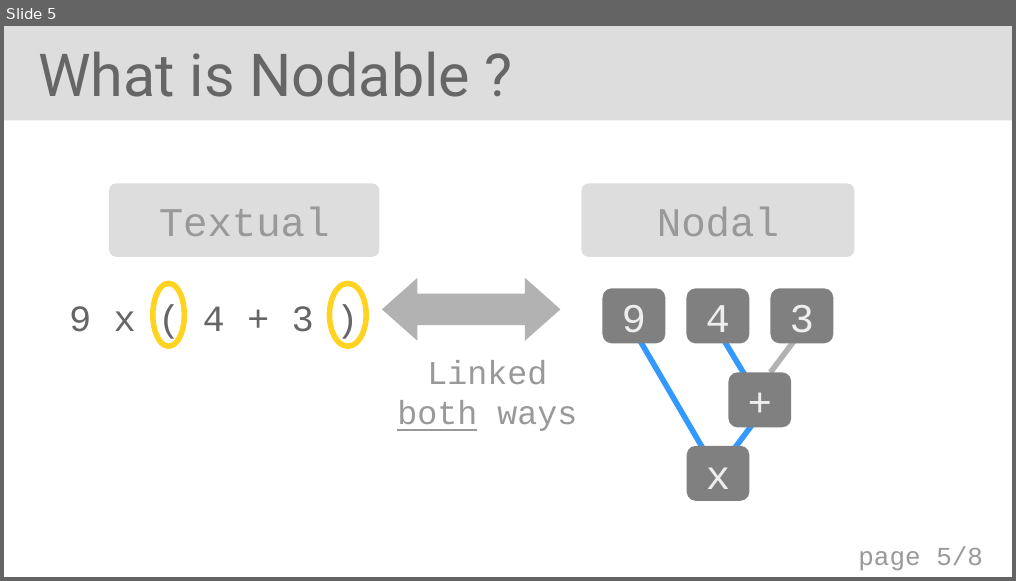
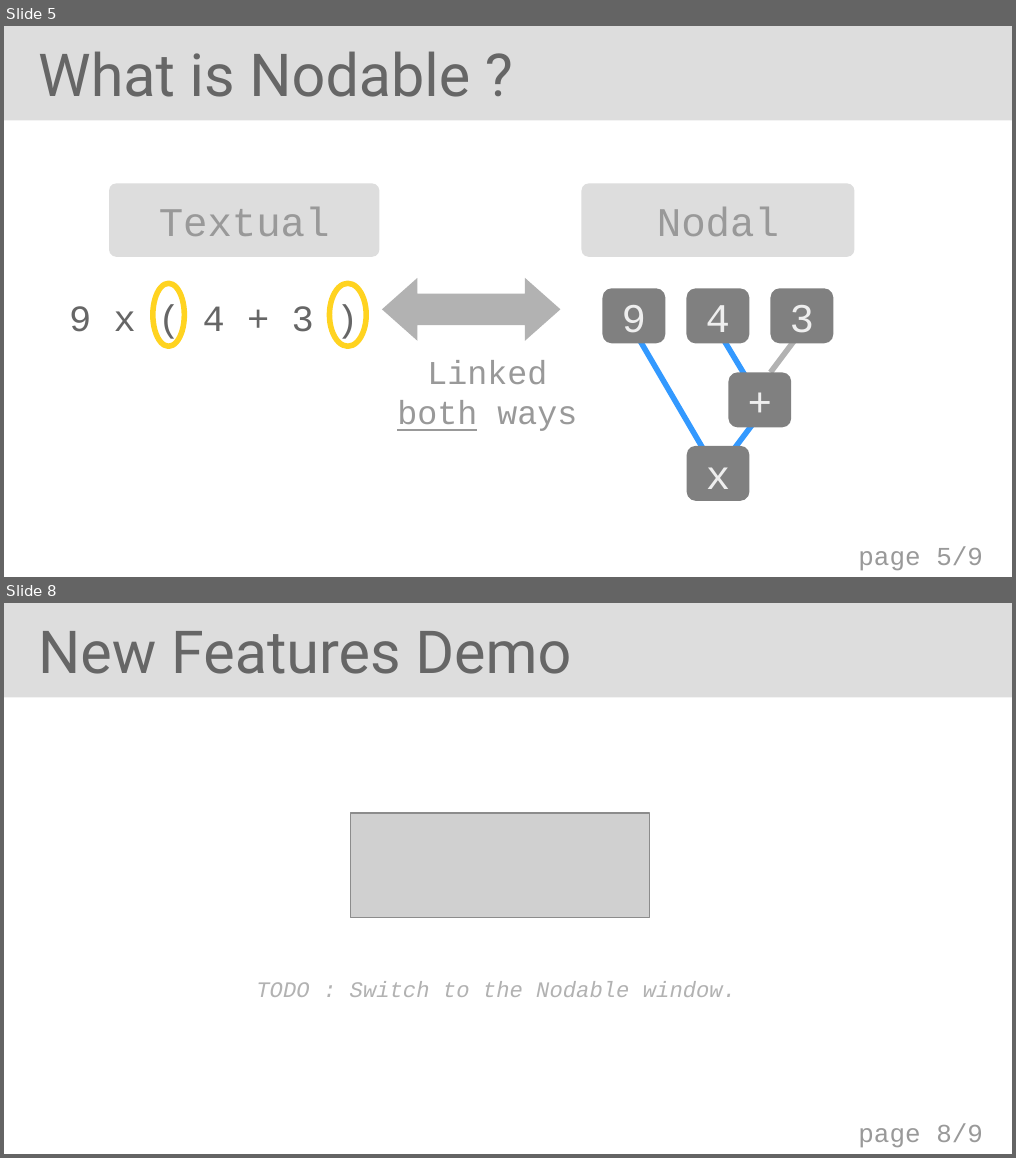
Before and after one commit to berdal84/nodable, a slide deck: docs/2022_03_16_v0_9_0_ForLoop_VM.odp. Shown one above the other, each under a label of ours: slide 5 before the commit, slides 5 and 8 after it; the slides between them are not shown. The pictures are 1016x581 and 1016x1158 pixels, drawn with LibreOffice and Linux fonts; fonts in the diff are those of the drawing; grey boxes stand for pictures. Boxes give left, top, right and bottom in pixels: in the first picture for what was removed or moved away, otherwise in the second. Text is boxed around its words. In the diff, an @@ line names an element or a change of style, - is before the commit and + after.

```diff
--- a/docs/2022_03_16_v0_9_0_ForLoop_VM.odp
+++ b/docs/2022_03_16_v0_9_0_ForLoop_VM.odp
@@ slide 8 added at <box>4,603,1012,1154</box>, background #FFFFFF @@
@@ rectangle added at <box>4,603,1012,698</box>, fill #DDDDDD @@
@@ text added at <box>38,631,571,674</box>, 32 pt, text #666666 @@
+New Features Demo
@@ picture added at <box>351,812,649,918</box> @@
@@ text added at <box>256,982,736,997</box>, 12 pt, text #B2B2B2, italic @@
+TODO : Switch to the Nodable window.
@@ page number added at <box>858,1123,983,1147</box>, 14 pt, text #999999 @@
+page 8/9
@@ page number at <box>858,546,983,570</box>: text changed @@
-page 5/8
+page 5/9
```
Also in this commit, not shown: 2 slides changed.
